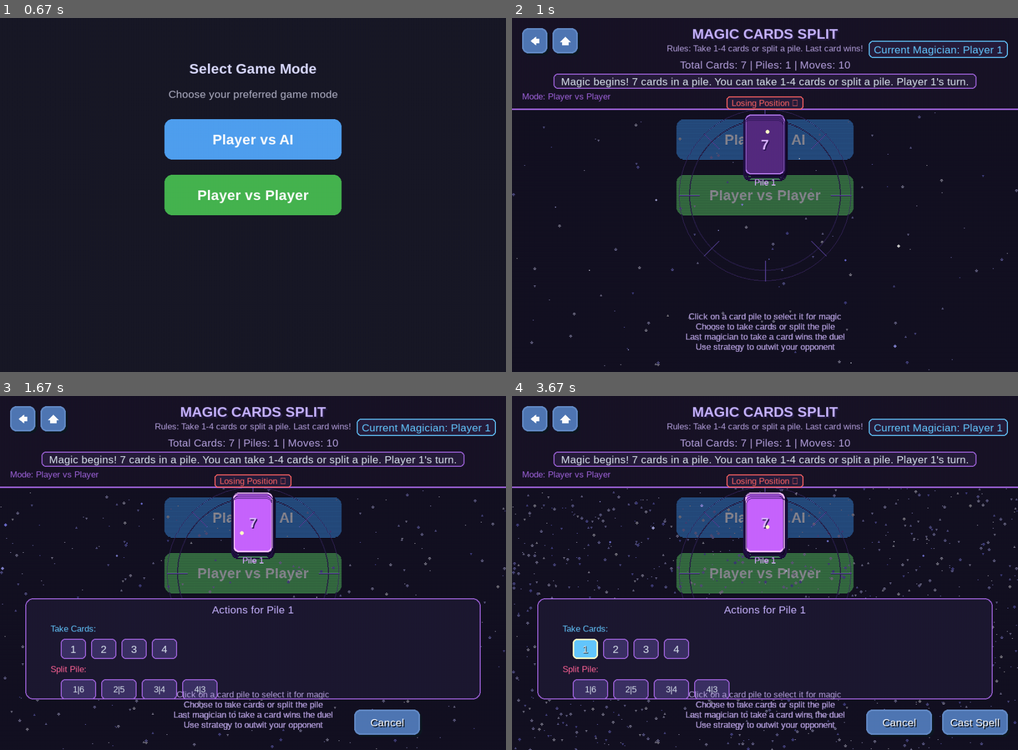
Above: before the commit, frames 1-4 (two rows, left to right).
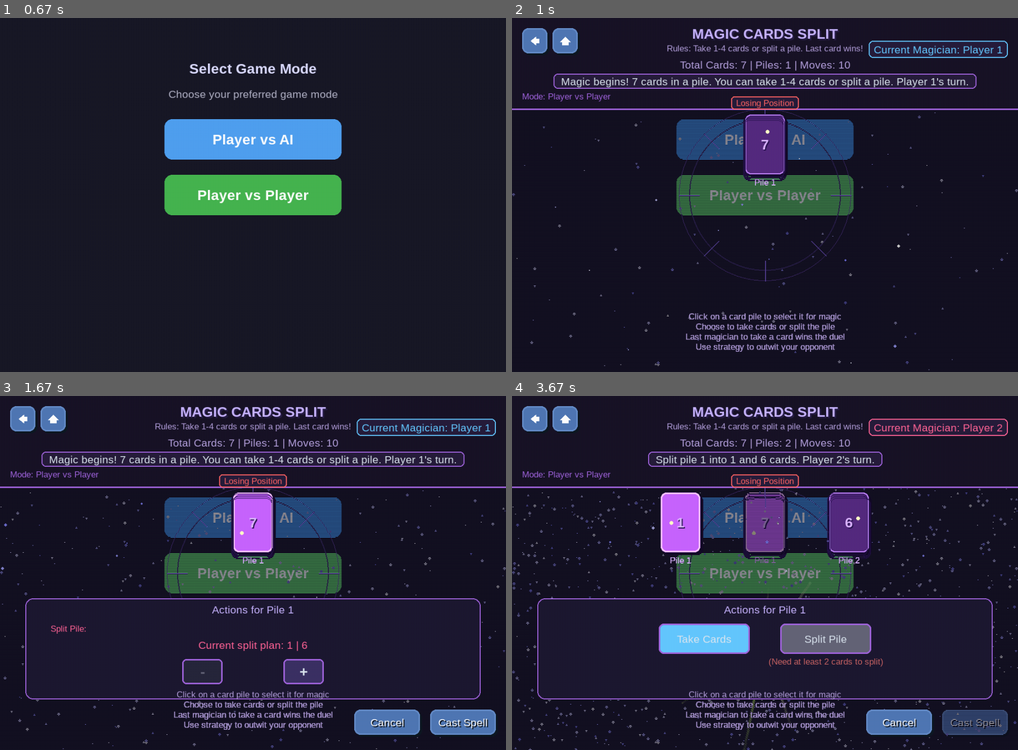
Above: after the commit, the same moments.

Repository: JieteXue/ICG-Games
Game: pygame game, started from Nice/main.py
Same seed, same stepped clock (60 frames per second), same inputs: the game is played once before the commit and once after it.
Inputs (mouse positions are in pixels of both pictures, inside the frame that each line leads up to):
- Up to frame 1 (0.67 s): click "Magic Cards Split" at 0.38 s
- Up to frame 2 (1 s): click "Player vs Player" at 0.72 s
- Up to frame 3 (1.67 s): click "7" at 1.07 s; click (313, 640) at 1.4 s, where only the run after the commit has a clickable "Split Pile"
- Up to frame 4 (3.67 s): tap Enter at 1.67, 2 s; click "1" at 3.4 s

Frame 1 is identical in both runs. In frame 2, 0.2% of the frame differs, in the area x 42-58%, y 22-26%; in frame 3, 4.7%; in frame 4, 13%, in the area x 8-98%, y 6-100%.

Commit message:
都怪b杰特

Diff:
--- a/Nice/src/games/split_cards/game.py
+++ b/Nice/src/games/split_cards/game.py
@@ -9,7 +9,7 @@
 from games.split_cards.logic import SplitCardsLogic
 from games.split_cards.ui import SplitCardsUI
 from ui.menus import GameModeSelector
-from ui.buttons import Button
+from ui.buttons import Button  # 添加这行导入
 from utils.constants import CARD_GAME_FPS, SCREEN_WIDTH, SCREEN_HEIGHT
 
 class SplitCardsInputHandler:
@@ -83,39 +83,67 @@
         if self.game_logic.selected_pile is None:
             return
 
-        pile_index = self.game_logic.selected_pile
-        pile_size = self.game_logic.cards[pile_index]
-
-        # 检查是否点击了拿牌数量按钮
-        max_take = min(pile_size, self.game_logic.k)
-        for take_count in range(1, max_take + 1):
-            # 计算按钮区域
-            btn_x = 120 + (take_count - 1) * 60
-            btn_y = 480  # 调整Y位置
-            btn_width = 50
-            btn_height = 40
-
-            btn_rect = pygame.Rect(btn_x, btn_y, btn_width, btn_height)
-            if btn_rect.collidepoint(mouse_pos):
-                self.game_logic.set_selection(pile_index, 'take', take_count=take_count)
+        selected_pile_size = self.game_logic.cards[self.game_logic.selected_pile]
+
+        # 动作面板位置
+        action_panel_y = 400
+
+        # 如果没有选择动作类型，检查两个大按钮
+        if not self.game_logic.selected_action:
+            # 拿牌按钮区域
+            take_btn_rect = pygame.Rect(SCREEN_WIDTH//2 - 210, action_panel_y + 50, 180, 60)
+
+            # 分割按钮区域
+            split_btn_rect = pygame.Rect(SCREEN_WIDTH//2 + 30, action_panel_y + 50, 180, 60)
+
+            if take_btn_rect.collidepoint(mouse_pos):
+                # 选择拿牌动作
+                self.game_logic.set_selection(self.game_logic.selected_pile, 'take', take_count=1)
                 self.ui.update_selection(self.game_logic)
                 return
 
-        # 检查是否点击了分割按钮
-        if pile_size >= 2:
-            split_options = min(pile_size - 1, 4)
-            for i in range(split_options):
-                split_point = i + 1
-                btn_x = 120 + i * 80
-                btn_y = 530  # 调整Y位置
-                btn_width = 70
+            if split_btn_rect.collidepoint(mouse_pos) and selected_pile_size >= 2:
+                # 选择分割动作
+                self.game_logic.set_selection(self.game_logic.selected_pile, 'split', split_point=1)
+                self.ui.update_selection(self.game_logic)
+                return
+
+        # 如果已经选择了拿牌动作
+        elif self.game_logic.selected_action == 'take':
+            max_take = min(selected_pile_size, self.game_logic.k)
+            for i in range(max_take):
+                take_count = i + 1
+                btn_x = 120 + i * 60
+                btn_y = action_panel_y + 80  # take_y + 30, where take_y = action_panel_y + 50
+                btn_width = 50
                 btn_height = 40
 
                 btn_rect = pygame.Rect(btn_x, btn_y, btn_width, btn_height)
                 if btn_rect.collidepoint(mouse_pos):
-                    self.game_logic.set_selection(pile_index, 'split', split_point=split_point)
+                    self.game_logic.set_selection(self.game_logic.selected_pile, 'take', take_count=take_count)
                     self.ui.update_selection(self.game_logic)
                     return
+
+        # 如果已经选择了分割动作
+        elif self.game_logic.selected_action == 'split':
+            split_y = action_panel_y + 50
+
+            # 减少按钮区域
+            minus_btn_rect = pygame.Rect(SCREEN_WIDTH//2 - 140, split_y + 70, 80, 50)
+            # 增加按钮区域
+            plus_btn_rect = pygame.Rect(SCREEN_WIDTH//2 + 60, split_y + 70, 80, 50)
+
+            if minus_btn_rect.collidepoint(mouse_pos):
+                # 减少分割点
+                if self.game_logic.adjust_split_point(-1):
+                    self.ui.update_selection(self.game_logic)
+                return
+
+            if plus_btn_rect.collidepoint(mouse_pos):
+                # 增加分割点
+                if self.game_logic.adjust_split_point(1):
+                    self.ui.update_selection(self.game_logic)
+                return
 
     def handle_control_buttons_click(self, event, control_buttons):
         """处理控制按钮点击"""
@@ -156,7 +184,7 @@
         elif self.game_logic.selected_action == 'split':
             split_point = self.game_logic.get_selection_param('split_point')
             if split_point is None:
-                return
+                split_point = 1  # 默认值
 
             move_info = {
                 'type': 'split',
@@ -179,8 +207,8 @@
                 elif self.game_logic.selected_action == 'split':
                     split_point = self.game_logic.get_selection_param('split_point')
                     if split_point:
-                        start_x = 120 + (split_point - 1) * 80 + 35
-                        start_y = 530 + 20
+                        start_x = SCREEN_WIDTH // 2
+                        start_y = 500
                         end_x = SCREEN_WIDTH // 2
                         end_y = 150
                         self.ui.add_magic_effect((start_x, start_y), (end_x, end_y), "sparkle")
@@ -201,6 +229,14 @@
             elif event.key == pygame.K_RETURN and self.game_logic.selected_action:
                 # 确认动作
                 self.handle_confirm_action()
+            elif event.key == pygame.K_LEFT and self.game_logic.selected_action == 'split':
+                # 减少分割点
+                if self.game_logic.adjust_split_point(-1):
+                    self.ui.update_selection(self.game_logic)
+            elif event.key == pygame.K_RIGHT and self.game_logic.selected_action == 'split':
+                # 增加分割点
+                if self.game_logic.adjust_split_point(1):
+                    self.ui.update_selection(self.game_logic)
 
 class SplitCardsGame(BaseGame):
     """Split Cards游戏实现"""
@@ -277,6 +313,7 @@
                 self.input_handler.handle_keyboard(event)
 
         return True
+
     def update(self):
         """更新游戏状态"""
         # 每次更新都重新创建卡牌堆，确保状态同步
@@ -287,10 +324,7 @@
 
         # 如果游戏结束，创建游戏结束按钮
         if self.logic.game_over and not self.game_over_buttons:
-            self.game_over_buttons = {
-                "restart": Button(SCREEN_WIDTH//2 - 120, 550, 240, 60, "New Magic Duel",
-                                self.font_manager, tooltip="Start a new magical duel")
-            }
+            self.game_over_buttons = self.ui.create_game_over_buttons(self.font_manager)
 
         # AI的回合（仅在PvE模式）
         if (self.logic.game_mode == "PVE" and
--- a/Nice/src/games/split_cards/logic.py
+++ b/Nice/src/games/split_cards/logic.py
@@ -25,6 +25,7 @@
         self.selected_action = None  # 选中的动作类型 ('take' 或 'split')
         # 移除selected_take_count和selected_split_point属性，使用字典存储临时选择
         self._temp_selection = {}  # 临时存储选择参数
+        self.split_point = 1  # 分割点，默认1
 
     def initialize_game(self, game_mode: str, difficulty: Optional[int] = None):
         """初始化新游戏"""
@@ -42,6 +43,7 @@
         self.selected_pile = None
         self.selected_action = None
         self._temp_selection = {}
+        self.split_point = 1
 
         # 根据模式设置消息
         if game_mode == "PVE":
@@ -86,6 +88,10 @@
         self.selected_action = action
         self._temp_selection = kwargs
 
+        # 更新分割点
+        if 'split_point' in kwargs:
+            self.split_point = kwargs['split_point']
+
     def get_selection_param(self, key: str, default=None):
         """获取选择参数"""
         return self._temp_selection.get(key, default)
@@ -144,7 +150,7 @@
                 'old_state': self.cards.copy()
             })
 
-            # 执行分割
+            # 执行分割 - 替换原牌堆，插入新牌堆
             self.cards[pile_index] = split_point
             self.cards.insert(pile_index + 1, pile_size - split_point)
 
@@ -262,3 +268,16 @@
                 'can_split': count >= 2
             })
         return piles_info
+
+    def adjust_split_point(self, delta: int):
+        """调整分割点"""
+        if self.selected_pile is not None and self.selected_action == 'split':
+            pile_size = self.cards[self.selected_pile]
+            new_split_point = self.split_point + delta
+
+            # 确保分割点在合理范围内（1到pile_size-1）
+            if 1 <= new_split_point < pile_size:
+                self.split_point = new_split_point
+                self.set_selection(self.selected_pile, 'split', split_point=new_split_point)
+                return True
+        return False
--- a/Nice/src/games/split_cards/ui.py
+++ b/Nice/src/games/split_cards/ui.py
@@ -168,7 +168,6 @@
             card_rect = pygame.Rect(draw_x, draw_y, self.width, self.height)
             return card_rect.collidepoint(event.pos)
         return False
-
 class MagicEffect:
     """魔法效果动画"""
 
@@ -193,7 +192,7 @@
             angle = random.uniform(0, 2 * math.pi)
             speed = random.uniform(2, 5)
             size = random.uniform(2, 4)
-            lifetime = random.uniform(30, 60)
+            lifetime = random.uniform(30, 60)  # 定义 lifetime 变量
 
             self.particles.append({
                 'x': self.start_pos[0],
@@ -202,7 +201,7 @@
                 'vy': math.sin(angle) * speed,
                 'size': size,
                 'lifetime': lifetime,
-                'max_lifetime': lifetime,
+                'max_lifetime': lifetime,  # 使用已定义的 lifetime 变量
                 'color': (random.randint(200, 255), random.randint(200, 255), random.randint(100, 200))
             })
 
@@ -217,6 +216,7 @@
                               self.end_pos[0] - self.start_pos[0])
             offset_angle = angle + random.uniform(-0.2, 0.2)
             speed = random.uniform(1, 3)
+            lifetime = random.uniform(20, 40)  # 定义 lifetime 变量
 
             self.particles.append({
                 'x': x,
@@ -224,8 +224,8 @@
                 'vx': math.cos(offset_angle) * speed,
                 'vy': math.sin(offset_angle) * speed,
                 'size': random.uniform(3, 6),
-                'lifetime': random.uniform(20, 40),
-                'max_lifetime': lifetime,
+                'lifetime': lifetime,  # 使用已定义的 lifetime 变量
+                'max_lifetime': lifetime,  # 使用已定义的 lifetime 变量
                 'color': (random.randint(150, 255), random.randint(100, 200), random.randint(200, 255))
             })
 
@@ -270,7 +270,6 @@
             pygame.draw.circle(particle_surf, color_with_alpha,
                               (int(particle['size']), int(particle['size'])), int(particle['size']))
             surface.blit(particle_surf, (int(particle['x'] - particle['size']), int(particle['y'] - particle['size'])))
-
 class SplitCardsUI:
     """Split Cards游戏UI管理器"""
 
@@ -393,10 +392,10 @@
         if game_logic.game_over:
             if game_logic.winner == 1:
                 message_color = WIN_COLOR
-                message = "Player 1 wins the magic duel! ✨"
+                message = "Player 1 wins the magic duel! "
             else:
                 message_color = LOSE_COLOR if game_logic.game_mode == "PVE" else self.colors['player2']
-                message = "AI wins the magic duel! ✨" if game_logic.game_mode == "PVE" else "Player 2 wins the magic duel! ✨"
+                message = "AI wins the magic duel! " if game_logic.game_mode == "PVE" else "Player 2 wins the magic duel! ✨"
         else:
             message_color = TEXT_COLOR
             message = game_logic.message
@@ -416,7 +415,7 @@
 
         # 胜负状态指示器
         if not game_logic.game_over:
-            game_state = "Winning Position ✨" if game_logic.judge_win() else "Losing Position 🔮"
+            game_state = "Winning Position" if game_logic.judge_win() else "Losing Position"
             state_color = self.colors['win'] if game_logic.judge_win() else self.colors['lose']
             state_text = self.font_manager.small.render(game_state, True, state_color)
 
@@ -440,6 +439,7 @@
 
             if not effect.active:
                 self.magic_effects.remove(effect)
+
     def draw_action_buttons(self, game_logic):
         """绘制动作按钮（拿牌/分割）"""
         if self.selected_pile is None or game_logic.selected_pile is None:
@@ -458,77 +458,56 @@
         panel_title = self.font_manager.medium.render(f"Actions for Pile {game_logic.selected_pile + 1}", True, self.colors['title'])
         self.screen.blit(panel_title, (SCREEN_WIDTH//2 - panel_title.get_width()//2, action_panel_y + 10))
 
-        # 获取当前选择的参数
-        selected_take_count = game_logic.get_selection_param('take_count')
-        selected_split_point = game_logic.get_selection_param('split_point')
-
-        # 拿牌动作按钮
-        take_y = action_panel_y + 50
-        take_title = self.font_manager.small.render("Take Cards:", True, self.colors['player1'])
-        self.screen.blit(take_title, (100, take_y))
-
-        # 绘制拿牌数量按钮
-        max_take = min(selected_pile_size, game_logic.k)
-        for i in range(max_take):
-            take_count = i + 1
-            btn_x = 120 + i * 60
-            btn_y = take_y + 30
-            btn_width = 50
-            btn_height = 40
-
-            # 按钮状态 - 检查是否被选中
-            is_selected = (game_logic.selected_action == 'take' and selected_take_count == take_count)
-
-            # 绘制按钮
-            btn_rect = pygame.Rect(btn_x, btn_y, btn_width, btn_height)
-
-            # 选中状态使用特殊颜色
-            if is_selected:
-                btn_color = self.colors['player1']
-                border_color = (255, 255, 200)
-            else:
-                btn_color = (60, 50, 100)
-                border_color = self.colors['accent']
-
-            pygame.draw.rect(self.screen, btn_color, btn_rect, border_radius=8)
-            pygame.draw.rect(self.screen, border_color, btn_rect, 3 if is_selected else 2, border_radius=8)
-
-            # 按钮文本
-            count_text = self.font_manager.medium.render(str(take_count), True, TEXT_COLOR)
-            if is_selected:
-                # 选中状态文本加粗效果
-                count_shadow = self.font_manager.medium.render(str(take_count), True, (0, 0, 0, 100))
-                self.screen.blit(count_shadow, (btn_x + btn_width//2 - count_text.get_width()//2 + 1,
-                                              btn_y + btn_height//2 - count_text.get_height()//2 + 1))
-
-            self.screen.blit(count_text, (btn_x + btn_width//2 - count_text.get_width()//2,
-                                         btn_y + btn_height//2 - count_text.get_height()//2))
-
-        # 分割动作按钮（如果牌堆至少有2张牌）
-        if selected_pile_size >= 2:
-            split_y = take_y + 80
-            split_title = self.font_manager.small.render("Split Pile:", True, self.colors['player2'])
-            self.screen.blit(split_title, (100, split_y))
-
-            # 绘制分割选项
-            split_options = min(selected_pile_size - 1, 4)  # 最多显示4个分割选项
-            for i in range(split_options):
-                split_point = i + 1
-                btn_x = 120 + i * 80
-                btn_y = split_y + 30
-                btn_width = 70
+        # 如果没有选择动作类型，显示两个大按钮
+        if not self.selected_action:
+            # 拿牌按钮
+            take_btn_rect = pygame.Rect(SCREEN_WIDTH//2 - 210, action_panel_y + 50, 180, 60)
+            pygame.draw.rect(self.screen, self.colors['player1'], take_btn_rect, border_radius=10)
+            pygame.draw.rect(self.screen, self.colors['accent'], take_btn_rect, 3, border_radius=10)
+            take_text = self.font_manager.medium.render("Take Cards", True, TEXT_COLOR)
+            self.screen.blit(take_text, (take_btn_rect.centerx - take_text.get_width()//2, take_btn_rect.centery - take_text.get_height()//2))
+
+            # 分割按钮（只有在牌堆至少有2张牌时才可用）
+            split_btn_color = self.colors['player2'] if selected_pile_size >= 2 else (100, 100, 120)
+            split_btn_rect = pygame.Rect(SCREEN_WIDTH//2 + 30, action_panel_y + 50, 180, 60)
+            pygame.draw.rect(self.screen, split_btn_color, split_btn_rect, border_radius=10)
+            pygame.draw.rect(self.screen, self.colors['accent'], split_btn_rect, 3, border_radius=10)
+            split_text = self.font_manager.medium.render("Split Pile", True, TEXT_COLOR)
+            self.screen.blit(split_text, (split_btn_rect.centerx - split_text.get_width()//2, split_btn_rect.centery - split_text.get_height()//2))
+
+            # 如果牌堆太小不能分割，显示提示
+            if selected_pile_size < 2:
+                warning_text = self.font_manager.small.render("(Need at least 2 cards to split)", True, (200, 100, 100))
+                self.screen.blit(warning_text, (split_btn_rect.centerx - warning_text.get_width()//2, split_btn_rect.bottom + 5))
+
+        # 如果选择了拿牌动作
+        elif self.selected_action == 'take':
+            take_y = action_panel_y + 50
+            take_title = self.font_manager.small.render("Take Cards:", True, self.colors['player1'])
+            self.screen.blit(take_title, (100, take_y))
+
+            # 获取当前选择的拿牌数量
+            selected_take_count = game_logic.get_selection_param('take_count', 1)
+
+            # 绘制拿牌数量按钮
+            max_take = min(selected_pile_size, game_logic.k)
+            for i in range(max_take):
+                take_count = i + 1
+                btn_x = 120 + i * 60
+                btn_y = take_y + 30
+                btn_width = 50
                 btn_height = 40
 
                 # 按钮状态 - 检查是否被选中
-                is_selected = (game_logic.selected_action == 'split' and selected_split_point == split_point)
+                is_selected = (selected_take_count == take_count)
 
                 # 绘制按钮
                 btn_rect = pygame.Rect(btn_x, btn_y, btn_width, btn_height)
 
                 # 选中状态使用特殊颜色
                 if is_selected:
-                    btn_color = self.colors['player2']
-                    border_color = (255, 200, 200)
+                    btn_color = self.colors['player1']
+                    border_color = (255, 255, 200)
                 else:
                     btn_color = (60, 50, 100)
                     border_color = self.colors['accent']
@@ -537,15 +516,53 @@
                 pygame.draw.rect(self.screen, border_color, btn_rect, 3 if is_selected else 2, border_radius=8)
 
                 # 按钮文本
-                split_text = self.font_manager.small.render(f"{split_point}|{selected_pile_size - split_point}", True, TEXT_COLOR)
+                count_text = self.font_manager.medium.render(str(take_count), True, TEXT_COLOR)
                 if is_selected:
                     # 选中状态文本加粗效果
-                    split_shadow = self.font_manager.small.render(f"{split_point}|{selected_pile_size - split_point}", True, (0, 0, 0, 100))
-                    self.screen.blit(split_shadow, (btn_x + btn_width//2 - split_text.get_width()//2 + 1,
-                                                  btn_y + btn_height//2 - split_text.get_height()//2 + 1))
-
-                self.screen.blit(split_text, (btn_x + btn_width//2 - split_text.get_width()//2,
-                                            btn_y + btn_height//2 - split_text.get_height()//2))
+                    count_shadow = self.font_manager.medium.render(str(take_count), True, (0, 0, 0, 100))
+                    self.screen.blit(count_shadow, (btn_x + btn_width//2 - count_text.get_width()//2 + 1,
+                                                  btn_y + btn_height//2 - count_text.get_height()//2 + 1))
+
+                self.screen.blit(count_text, (btn_x + btn_width//2 - count_text.get_width()//2,
+                                             btn_y + btn_height//2 - count_text.get_height()//2))
+
+        # 如果选择了分割动作
+        elif self.selected_action == 'split':
+            split_y = action_panel_y + 50
+            split_title = self.font_manager.small.render("Split Pile:", True, self.colors['player2'])
+            self.screen.blit(split_title, (100, split_y))
+
+            # 获取当前分割点
+            current_split = game_logic.split_point
+            second_part = selected_pile_size - current_split
+
+            # 显示当前分割方案
+            plan_text = f"Current split plan: {current_split} | {second_part}"
+            plan_display = self.font_manager.medium.render(plan_text, True, self.colors['player2'])
+            self.screen.blit(plan_display, (SCREEN_WIDTH//2 - plan_display.get_width()//2, split_y + 30))
+
+            # 绘制调节按钮（仿照card nim）
+            button_width = 80
+            button_height = 50
+            center_x = SCREEN_WIDTH // 2
+
+            # 减少按钮
+            minus_btn_rect = pygame.Rect(center_x - button_width - 60, split_y + 70, button_width, button_height)
+            minus_enabled = current_split > 1
+            minus_color = (60, 50, 100) if minus_enabled else (40, 40, 60)
+            pygame.draw.rect(self.screen, minus_color, minus_btn_rect, border_radius=8)
+            pygame.draw.rect(self.screen, self.colors['accent'], minus_btn_rect, 3, border_radius=8)
+            minus_text = self.font_manager.large.render("-", True, TEXT_COLOR if minus_enabled else (100, 100, 120))
+            self.screen.blit(minus_text, (minus_btn_rect.centerx - minus_text.get_width()//2, minus_btn_rect.centery - minus_text.get_height()//2))
+
+            # 增加按钮
+            plus_btn_rect = pygame.Rect(center_x + 60, split_y + 70, button_width, button_height)
+            plus_enabled = current_split < selected_pile_size - 1
+            plus_color = (60, 50, 100) if plus_enabled else (40, 40, 60)
+            pygame.draw.rect(self.screen, plus_color, plus_btn_rect, border_radius=8)
+            pygame.draw.rect(self.screen, self.colors['accent'], plus_btn_rect, 3, border_radius=8)
+            plus_text = self.font_manager.large.render("+", True, TEXT_COLOR if plus_enabled else (100, 100, 120))
+            self.screen.blit(plus_text, (plus_btn_rect.centerx - plus_text.get_width()//2, plus_btn_rect.centery - plus_text.get_height()//2))
 
     def draw_control_buttons(self):
         """绘制控制按钮"""
@@ -644,10 +661,25 @@
         self.selected_pile = game_logic.selected_pile
         self.selected_action = game_logic.selected_action
 
-        # 强制重新创建卡牌堆以更新选中状态
-        # 这会在下一次draw时生效
+        # 如果选择了分割动作但还没有分割点，设置默认值
+        if self.selected_action == 'split' and self.selected_pile is not None:
+            pile_size = game_logic.cards[self.selected_pile]
+            if pile_size >= 2:
+                game_logic.split_point = 1  # 默认分割为1和pile_size-1
+                game_logic.set_selection(self.selected_pile, 'split', split_point=1)
 
     def reset_selection(self):
         """重置选择状态"""
         self.selected_pile = None
         self.selected_action = None
+
+    def create_game_over_buttons(self, font_manager):
+        """创建游戏结束按钮"""
+        from ui.buttons import Button
+        buttons = {
+            "restart": Button(
+                SCREEN_WIDTH//2 - 120, 550, 240, 60, "New Magic Duel",
+                font_manager, tooltip="Start a new magical duel"
+            )
+        }
+        return buttons
Not shown, changed: ChangeLog.md
